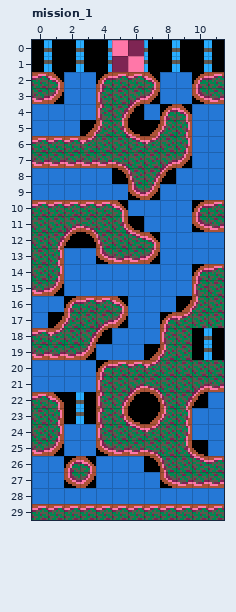
An edit to a level. LDtk project, assets/missions.ldtk. The picture above was drawn from the file before the commit.
Cells are 8x8 px. Shown: mission_1 x 0..11, y 0..29.
And afterwards:
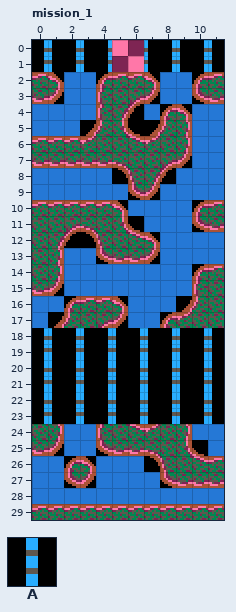
Key: from "m1_tileset": A 78.
Objects are placed by their top-left corner, in cells (3,4 is the top-left corner of cell 3,4); size is 1x1 cell unless given.
Commit message: spawn way more enemies and bullets
The edit:
{"where": "layer \"m1_enemies\""}
{"now": "A \"m1e_aimed_triple_shot\" at 4,18 size 2x2"}
{"now": "A \"m1e_aimed_triple_shot\" at 6,18 size 2x2"}
{"now": "A \"m1e_aimed_triple_shot\" at 6,20 size 2x2"}
{"now": "A \"m1e_aimed_triple_shot\" at 4,20 size 2x2"}
{"now": "A \"m1e_aimed_triple_shot\" at 4,22 size 2x2"}
{"now": "A \"m1e_aimed_triple_shot\" at 6,22 size 2x2"}
{"now": "A \"m1e_aimed_triple_shot\" at 8,22 size 2x2"}
{"now": "A \"m1e_aimed_triple_shot\" at 10,22 size 2x2"}
{"now": "A \"m1e_aimed_triple_shot\" at 10,20 size 2x2"}
{"now": "A \"m1e_aimed_triple_shot\" at 8,20 size 2x2"}
{"now": "A \"m1e_aimed_triple_shot\" at 8,18 size 2x2"}
{"now": "A \"m1e_aimed_triple_shot\" at 2,18 size 2x2"}
{"now": "A \"m1e_aimed_triple_shot\" at 2,20 size 2x2"}
{"now": "A \"m1e_aimed_triple_shot\" at 0,20 size 2x2"}
{"now": "A \"m1e_aimed_triple_shot\" at 0,18 size 2x2"}
{"now": "A \"m1e_aimed_triple_shot\" at 0,22 size 2x2"}
{"label":"added","picture_box":[32,328,224,424]}
